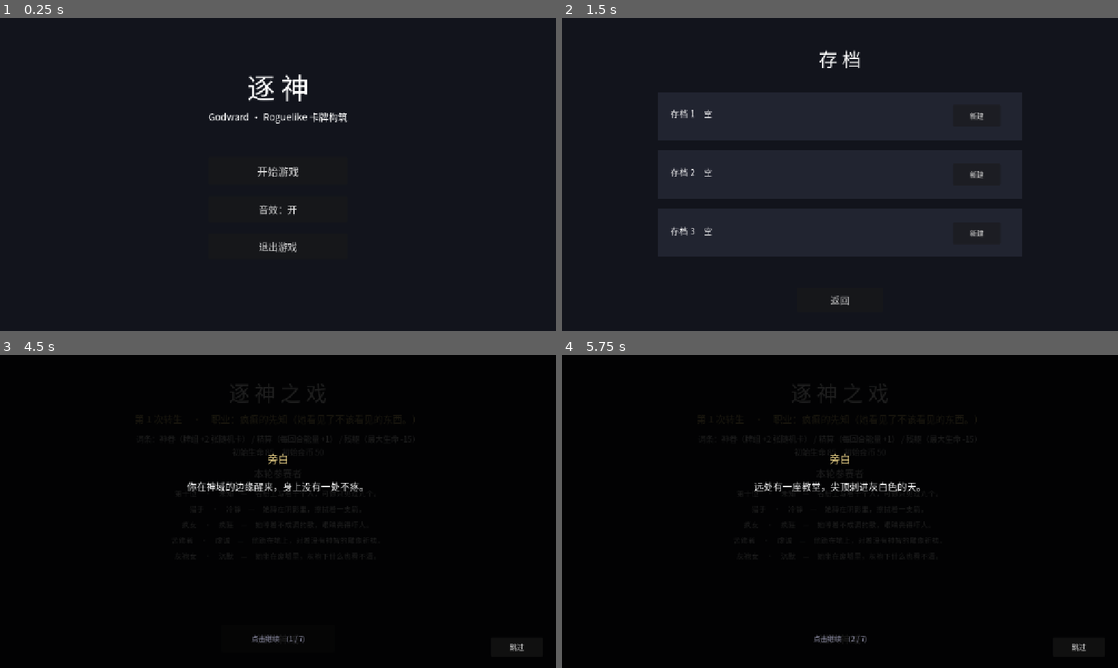
Above: before the commit, frames 1-4 (two rows, left to right).
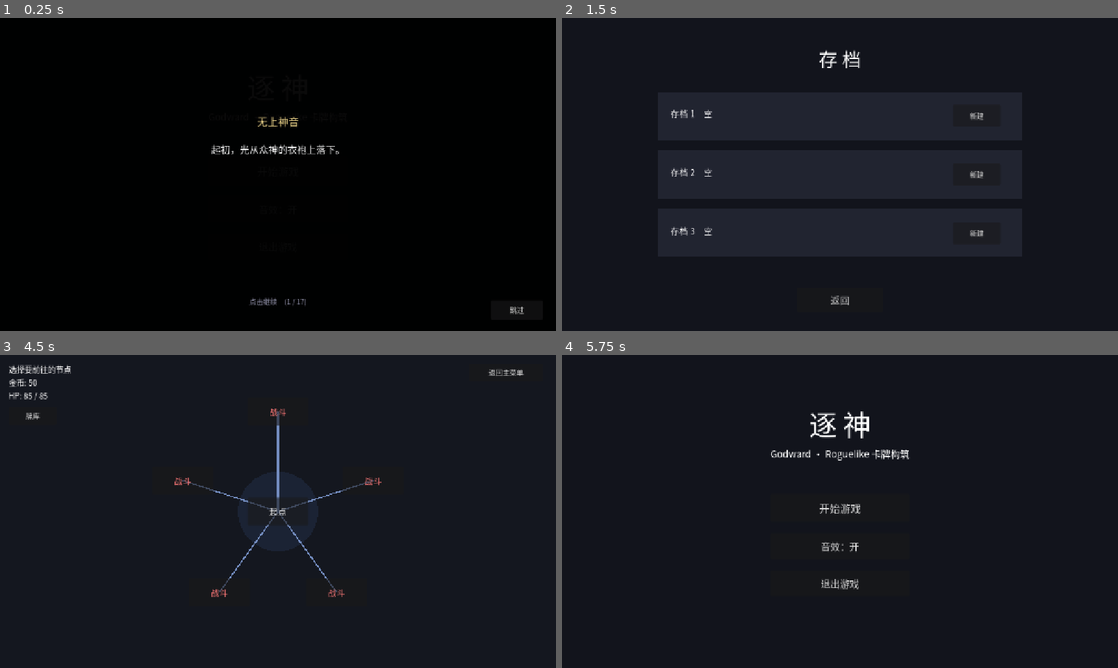
Above: after the commit, the same moments.

Repository: td1ql/godward
Game: Godot game, scene res://scenes/main_menu.tscn
Two runs of this game, one before a commit and one after it. Both use one fixed random seed, a clock stepped at 60 frames per second and the inputs below.
Inputs (mouse positions are in pixels of both pictures, inside the frame that each line leads up to):
- Up to frame 1 (0.25 s): no input
- Up to frame 2 (1.5 s): click (1079, 309) at 0.5 s, where only the run after the commit has a clickable "跳过"; click "开始游戏" at 1.25 s
- Up to frame 3 (4.5 s): click "返回" at 2 s; click "开始游戏" at 2.75 s; click "新建" at 3.5 s; click "进入神域" at 4.25 s
- Up to frame 4 (5.75 s): click (1067, 373) at 5 s, where only the run after the commit has a clickable "返回主菜单"

The runs differ from the first frame. In frame 1, 99% of the frame differs, in the area x 0-100%, y 0-100%; in frame 2, nothing differs; in frame 3, 91%; in frame 4, 89%.

Commit message:
feat: 序章前置到启动时；序章插入教学战；对话支持跳过回调

Diff:
--- a/scripts/battle_demo.gd
+++ b/scripts/battle_demo.gd
@@ -28,21 +28,33 @@
 @onready var end_turn_button: Button = $EndTurnButton
 
 func _ready() -> void:
-	player_hp = GameState.player_hp
-	max_energy = GameState.initial_energy()
-	player_energy = max_energy
-	var bonus_strength: int = TraitDB.total_strength(GameState.traits)
-	if bonus_strength != 0:
-		player_status["力量"] = bonus_strength
-
 	var kind: String = str(GameState.pending_snapshot.get("kind", ""))
+	var tutorial := kind == "tutorial"
+
+	if tutorial:
+		player_hp = 30
+		max_energy = 3
+		player_energy = 3
+	else:
+		player_hp = GameState.player_hp
+		max_energy = GameState.initial_energy()
+		player_energy = max_energy
+		var bonus_strength: int = TraitDB.total_strength(GameState.traits)
+		if bonus_strength != 0:
+			player_status["力量"] = bonus_strength
+
 	node_type = "battle"
-	if GameState.map_nodes.has(GameState.current_node_id):
+	if tutorial:
+		node_type = "tutorial"
+	elif GameState.map_nodes.has(GameState.current_node_id):
 		node_type = GameState.map_nodes[GameState.current_node_id]["type"]
 	if kind == "pope":
 		node_type = "pope"
+
 	var enemy_data: Dictionary
-	if kind == "battle" or kind == "contestant_fight" or kind == "pope":
+	if tutorial:
+		enemy_data = {"name": "傀儡", "hp": 24, "attack": 4, "pattern": [1, 1]}
+	elif kind == "battle" or kind == "contestant_fight" or kind == "pope":
 		enemy_data = GameState.pending_snapshot["enemy"]
 	elif not GameState.pending_enemy.is_empty():
 		enemy_data = GameState.pending_enemy
@@ -51,7 +63,10 @@
 		enemy_data = EnemyDB.pick_for_node(node_type)
 	enemy.setup(enemy_data)
 
-	deck.setup(GameState.deck)
+	if tutorial:
+		deck.setup(["打击", "打击", "防御", "防御", "重击", "打击", "防御", "重击"])
+	else:
+		deck.setup(GameState.deck)
 
 	hand_view = HandView.new()
 	add_child(hand_view)
@@ -79,12 +94,13 @@
 	pile_btn.size = Vector2(110, 40)
 	pile_btn.pressed.connect(_open_piles)
 	add_child(pile_btn)
-	var menu_btn := Button.new()
-	menu_btn.text = StoryDB.t("battle_menu")
-	menu_btn.position = Vector2(1080, 660)
-	menu_btn.size = Vector2(120, 40)
-	menu_btn.pressed.connect(_back_to_menu_from_battle)
-	add_child(menu_btn)
+	if not tutorial:
+		var menu_btn := Button.new()
+		menu_btn.text = StoryDB.t("battle_menu")
+		menu_btn.position = Vector2(1080, 660)
+		menu_btn.size = Vector2(120, 40)
+		menu_btn.pressed.connect(_back_to_menu_from_battle)
+		add_child(menu_btn)
 	_draw_cards(GameState.initial_hand_size())
 	if node_type == "boss":
 		_setup_allies()
@@ -94,6 +110,10 @@
 func _back_to_menu_from_battle() -> void:
 	GameState.player_hp = max(1, player_hp)
 	GameState.save_game()
+	get_tree().change_scene_to_file("res://scenes/main_menu.tscn")
+
+func _finish_tutorial() -> void:
+	GameState.pending_snapshot = {}
 	get_tree().change_scene_to_file("res://scenes/main_menu.tscn")
 
 func _setup_allies() -> void:
@@ -363,12 +383,15 @@
 	if enemy.hp <= 0:
 		game_over = true
 		AudioManager.play("victory")
+		if node_type == "tutorial":
+			_finish_tutorial()
+			return
 		GameState.player_hp = max(1, player_hp)
 		if GameState.pending_contestant != "":
 			_show_contestant_aftermath()
 			return
 		if node_type == "pope":
-			_show_true_ending()
+			Dialogue.play(self, DialogueDB.get_lines("pope_defeat"), _show_true_ending)
 			return
 		last_gold_gain = NodeRuleDB.gold_of(node_type)
 		GameState.gold += last_gold_gain
@@ -379,6 +402,10 @@
 	elif player_hp <= 0:
 		game_over = true
 		AudioManager.play("defeat")
+		if node_type == "tutorial":
+			await get_tree().create_timer(0.8).timeout
+			get_tree().reload_current_scene()
+			return
 		await get_tree().create_timer(1.0).timeout
 		_show_game_over()
 
@@ -668,4 +695,7 @@
 	GameState.pending_node = -1
 	GameState.pending_cleanup = false
 	GameState.save_game()
+	Dialogue.play(self, DialogueDB.get_lines("first_divine"), _goto_divine_map)
+
+func _goto_divine_map() -> void:
 	get_tree().change_scene_to_file("res://scenes/map.tscn")
--- a/scripts/dialogue.gd
+++ b/scripts/dialogue.gd
@@ -18,22 +18,24 @@
 var lines: Array = []
 var index := 0
 var on_finish: Callable
+var on_skip: Callable
 
-static func play(parent: Node, lines: Array, on_finish: Callable = Callable()) -> void:
+static func play(parent: Node, lines: Array, on_finish: Callable = Callable(), on_skip: Callable = Callable()) -> void:
 	if lines.is_empty():
 		if on_finish.is_valid():
 			on_finish.call()
 		return
 	var d := Dialogue.new()
-	parent.add_child(d)          # 挂进场景树，保证对象存活
-	d._start(parent, lines, on_finish)
+	parent.add_child(d)
+	d._start(parent, lines, on_finish, on_skip)
 
-func _start(parent: Node, source: Array, finish: Callable) -> void:
+func _start(parent: Node, source: Array, finish: Callable, skip_cb: Callable = Callable()) -> void:
 	lines = source
 	on_finish = finish
+	on_skip = skip_cb
 	index = 0
 
-	overlay = Modal.open(parent, 0.88)
+	overlay = Modal.open(parent, 0.96)
 
 	var catcher := Button.new()
 	catcher.flat = true
@@ -75,7 +77,7 @@
 	skip.size = Vector2(120, 44)
 	skip.position = Vector2(1130, 650)
 	skip.add_theme_font_size_override("font_size", 16)
-	skip.pressed.connect(_finish)
+	skip.pressed.connect(_finish.bind(true))
 	overlay.add_child(skip)
 
 	_render()
@@ -109,12 +111,13 @@
 		return
 	_render()
 
-func _finish() -> void:
+func _finish(skipped: bool = false) -> void:
 	if overlay:
 		overlay.queue_free()
 		overlay = null
-	var cb := on_finish
+	var cb: Callable = on_skip if skipped and on_skip.is_valid() else on_finish
 	on_finish = Callable()
+	on_skip = Callable()
 	queue_free()
 	if cb.is_valid():
 		cb.call()
--- a/scripts/dialogue_db.gd
+++ b/scripts/dialogue_db.gd
@@ -1,35 +1,70 @@
 # ============================================================
 # DialogueDB —— 对话脚本数据
 # ------------------------------------------------------------
-# 每条对话是一个数组，元素可以是：
-#   {"speaker": "教皇", "text": "「又来了一个。」"}
-#   或直接写字符串（当作旁白）
+# 说话人固定用：
+#   "无上神音"  旁白/世界之声
+#   "上帝"      陨落前的上帝
+#   "教皇"      第二幕的真身
+#   "影子"      教堂里的幻象
+#   "你"        玩家
 #
-# 播放：
-#   Dialogue.play(self, DialogueDB.get_lines("prologue"), _on_done)
+# 铁律：不出现「卡牌 / 牌组 / 抽牌 / 费用 / 能量」等游戏术语。
 # ============================================================
 
 extends Node
 
 const LINES := {
 	"prologue": [
-		{"speaker": "旁白", "text": "你在神域的边缘醒来，身上没有一处不疼。"},
-		{"speaker": "旁白", "text": "远处有一座教堂，尖顶刺进灰白色的天。"},
-		{"speaker": "教皇", "text": "「又来了一个。」"},
-		{"speaker": "你", "text": "「……这是哪里？」"},
-		{"speaker": "教皇", "text": "「逐神的游戏。赢的人，可以登临神堂。」"},
-		{"speaker": "你", "text": "「如果我输了呢？」"},
-		{"speaker": "教皇", "text": "「你会再来一次。」"},
+		{"speaker": "无上神音", "text": "起初，光从众神的衣袍上落下。"},
+		{"speaker": "无上神音", "text": "万物因他们而饱足，因他们而不朽。\n那时没有死，也没有夜。"},
+		{"speaker": "无上神音", "text": "蛇从地底来。\n它不开口，只是看着。"},
+		{"speaker": "无上神音", "text": "它看着世界树的根。\n看了很久。\n然后咬了下去。"},
+		{"speaker": "无上神音", "text": "黑暗自地底涌出，浸透了根、枝、叶。\n众神尽遭污染，失去理智。"},
+		{"speaker": "无上神音", "text": "上帝最后一个倒下。\n他倒下时，还在看着世界树。"},
+		{"speaker": "无上神音", "text": "就在那时，一点光从世界之外落了下来。"},
+		{"speaker": "无上神音", "text": "它落在上帝最后的思绪上。\n两样东西合在了一起。"},
+		{"speaker": "上帝", "text": "「……你是什么？」"},
+		{"speaker": "上帝", "text": "「不。你是我最后的念头。」"},
+		{"speaker": "上帝", "text": "「听着。我已经不行了。」"},
+		{"speaker": "上帝", "text": "「但你还活着。」"},
+		{"speaker": "上帝", "text": "「往前走。别回头。」"},
+		{"speaker": "上帝", "text": "「它们来了。别怕。」"},
+		{"speaker": "无上神音", "text": "你抬起手。\n那不是你的手。"},
+		{"speaker": "无上神音", "text": "有什么东西从灰里站了起来，慢慢转向你。"},
+		{"speaker": "上帝", "text": "「打它。」"},
+	],
+	"prologue_after": [
+		{"speaker": "上帝", "text": "「很好。」"},
+		{"speaker": "上帝", "text": "「手会疼。那是好事。」"},
+		{"speaker": "上帝", "text": "「你会死很多次。」"},
+		{"speaker": "上帝", "text": "「没关系。你会醒过来。」"},
+		{"speaker": "上帝", "text": "「直到你想起自己是谁。」"},
+		{"speaker": "无上神音", "text": "然后，声音停了。"},
+		{"speaker": "无上神音", "text": "你在灰里醒来。\n身上没有一处不疼。"},
+		{"speaker": "无上神音", "text": "你不记得自己是谁。\n你只记得，你还想活着。"},
 	],
 	"first_divine": [
-		{"speaker": "旁白", "text": "教堂的门在你身后合上。"},
-		{"speaker": "旁白", "text": "里面不是神堂，是一片没有尽头的白。"},
-		{"speaker": "教皇", "text": "「欢迎来到我的神国。」"},
+		{"speaker": "无上神音", "text": "门开了。"},
+		{"speaker": "无上神音", "text": "里面不是神堂。\n是一片白，白得像还没被写上的地方。"},
+		{"speaker": "无上神音", "text": "地面是软的。\n踩下去，会陷一点点。"},
+		{"speaker": "无上神音", "text": "有东西在很远的地方呼吸。\n它一呼吸，地面就一起一伏。"},
+	],
+	"pope_before": [
+		{"speaker": "无上神音", "text": "长廊尽头坐着一个老人，背对着你。"},
+		{"speaker": "教皇", "text": "「这道门，从不为同一个人开两次。」"},
+		{"speaker": "无上神音", "text": "他停了很久，才转过身来。"},
+		{"speaker": "教皇", "text": "「你是谁？」"},
 	],
 	"pope_defeat": [
-		{"speaker": "教皇", "text": "「你……不可能……」"},
-		{"speaker": "你", "text": "「你骗了所有人。」"},
-		{"speaker": "教皇", "text": "「不。是你自己愿意相信的。」"},
+		{"speaker": "教皇", "text": "「原来是你。」"},
+		{"speaker": "教皇", "text": "「你一直都在。」"},
+		{"speaker": "教皇", "text": "「我以为……这里只有我一个人。」"},
+		{"speaker": "无上神音", "text": "他闭上了眼睛。"},
+	],
+	"world_tree": [
+		{"speaker": "无上神音", "text": "你抬头。"},
+		{"speaker": "无上神音", "text": "天上有纹理。\n像纸被水泡过，又被谁晾干。"},
+		{"speaker": "无上神音", "text": "有光落下来。\n你的影子比平时长得多。"},
 	],
 }
 
--- a/scripts/main_menu.gd
+++ b/scripts/main_menu.gd
@@ -47,6 +47,7 @@
 	quit.add_theme_font_size_override("font_size", 22)
 	quit.pressed.connect(_on_quit)
 	add_child(quit)
+	_check_prologue()
 
 func _update_mute_btn() -> void:
 	_mute_btn.text = "音效：" + ("开" if not AudioManager.muted else "关")
@@ -60,3 +61,36 @@
 
 func _on_quit() -> void:
 	get_tree().quit()
+
+func _check_prologue() -> void:
+	var cfg := ConfigFile.new()
+	cfg.load("user://settings.cfg")
+	var part1 := bool(cfg.get_value("story", "prologue_part1", false))
+	var part2 := bool(cfg.get_value("story", "prologue_part2", false))
+	if part2:
+		return
+	if part1:
+		Dialogue.play(self, DialogueDB.get_lines("prologue_after"), _finish_prologue)
+		return
+	Dialogue.play(self, DialogueDB.get_lines("prologue"), _start_tutorial, _skip_prologue)
+
+func _start_tutorial() -> void:
+	var cfg := ConfigFile.new()
+	cfg.load("user://settings.cfg")
+	cfg.set_value("story", "prologue_part1", true)
+	cfg.save("user://settings.cfg")
+	GameState.pending_snapshot = {"kind": "tutorial"}
+	get_tree().change_scene_to_file("res://scenes/main.tscn")
+
+func _finish_prologue() -> void:
+	var cfg := ConfigFile.new()
+	cfg.load("user://settings.cfg")
+	cfg.set_value("story", "prologue_part2", true)
+	cfg.save("user://settings.cfg")
+
+func _skip_prologue() -> void:
+	var cfg := ConfigFile.new()
+	cfg.load("user://settings.cfg")
+	cfg.set_value("story", "prologue_part1", true)
+	cfg.set_value("story", "prologue_part2", true)
+	cfg.save("user://settings.cfg")
--- a/scripts/run_intro.gd
+++ b/scripts/run_intro.gd
@@ -145,12 +145,4 @@
 	GameState.save_game()
 
 func _enter() -> void:
-	if not GameState.prologue_seen:
-		GameState.prologue_seen = true
-		GameState.save_game()
-		Dialogue.play(self, DialogueDB.get_lines("prologue"), _goto_map)
-		return
-	_goto_map()
-
-func _goto_map() -> void:
 	get_tree().change_scene_to_file("res://scenes/map.tscn")
